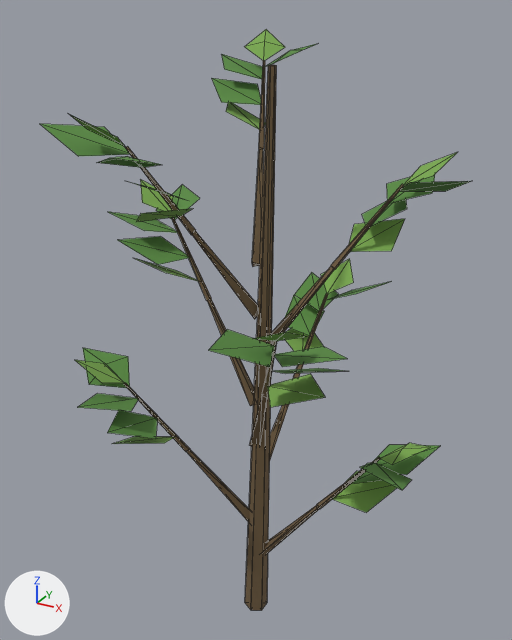
Renders of the glTF model assets/environment_overhaul/sapling_lod1.gltf from each side of a commit.
Camera for both pictures: a camera (50 mm lens) standing at (0.797, -1.483, 1.703) and looking at (-0.039, 0.037, 0.943). Every picture has the same lights, and +X, +Y and +Z are marked at lower left. The first picture is the older version. Mesh edges are drawn as thin lines. Vertices at exactly the same position are counted once.

The first picture shows 'sapling_original_lod1'.
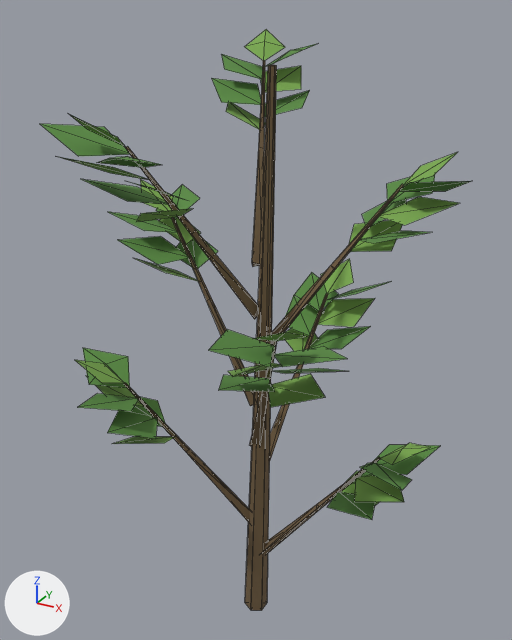
The change, as a list of edits to the scene's bpy script:
```text
Change me_sapling_original_lod1:
    used by ob_sapling_original_lod1; location = (0.0, 0.0, 0.0)
    remove me_sapling_original_lod1.from_pydata(...)  # 283 vertices, 258 faces; spans x -0.47..0.47, y -0.47..0.47, z 0.0..1.65
    add me_sapling_original_lod1.from_pydata(...)  # 323 vertices, 290 faces; spans x -0.47..0.47, y -0.47..0.47, z 0.0..1.65
    me_sapling_original_lod1 part 1: the loose piece of 4 vertices spanning x 0.16..0.35, y -0.33..-0.21, z 1.01..1.07 is copied, and the copy is moved by (0.04, 0.37, 0.17); it spans x 0.2..0.4, y 0.04..0.17, z 1.18..1.24
    me_sapling_original_lod1 part 2: the loose piece of 4 vertices spanning x -0.46..-0.29, y -0.04..0.08, z 1.14..1.2 is copied, and the copy is moved by (0.19, -0.29, 0.17); it spans x -0.27..-0.1, y -0.33..-0.22, z 1.31..1.37
    me_sapling_original_lod1 part 3: the loose piece of 4 vertices spanning x 0.22..0.35, y 0.15..0.33, z 1.27..1.33 is copied, and the copy is moved by (-0.39, 0.07, 0.17); it spans x -0.16..-0.03, y 0.22..0.4, z 1.44..1.5
    me_sapling_original_lod1 part 4
    24 vertices are removed from x -0.19..0.19, y -0.19..0.18, z 0.45..1.37
    56 faces are deleted
    52 vertices are added at x -0.44..0.45, y -0.42..0.45, z 0.53..1.55
    82 new faces join them
```

Pixel boxes (x1, y1, x2, y2) of what changed, in the pictures (512 x 640 px; the box of a moved part takes in the faces that stretch with it):
part 1 of me_sapling_original_lod1, added: after (359, 231, 430, 243)
part 2 of me_sapling_original_lod1, added (green): after (81, 179, 168, 205)
part 3 of me_sapling_original_lod1, added (green): after (264, 90, 310, 117)
part 4 of me_sapling_original_lod1, moved or reshaped: before (124, 60, 404, 523); after (57, 60, 459, 523)
